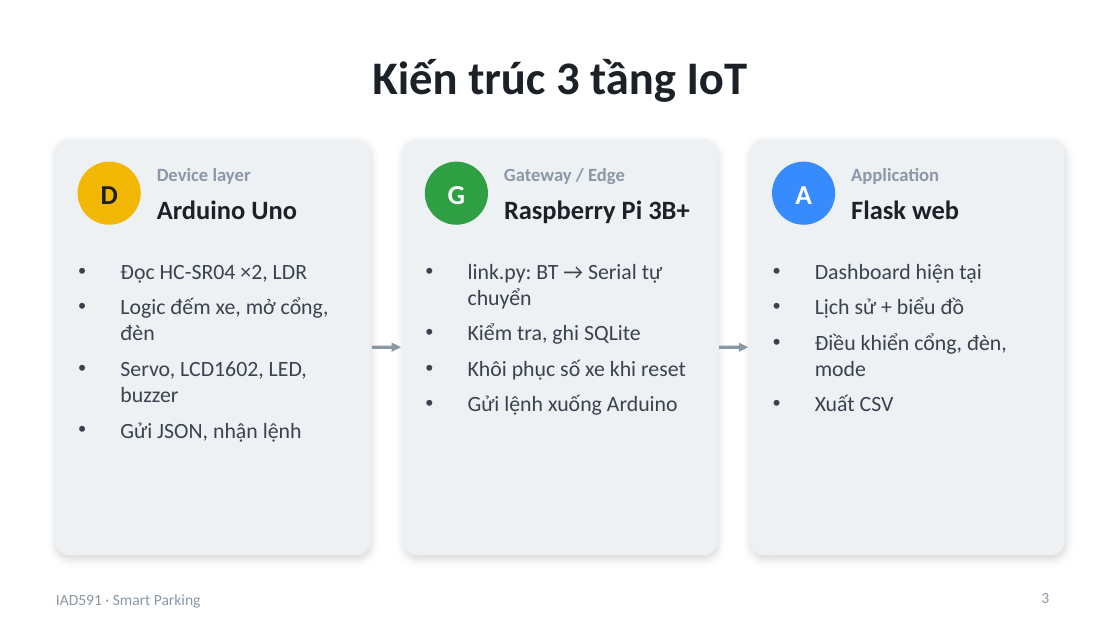
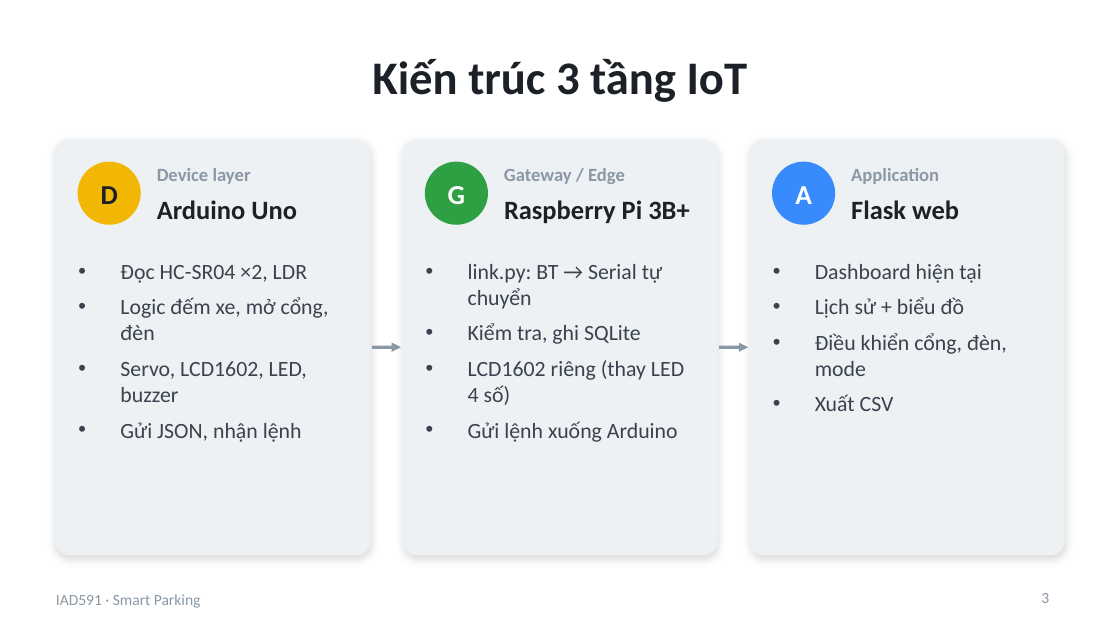
Before and after one commit to haihpse150218/iad591-smart-parking, a slide deck: slide 3 of docs/SmartParking_IAD591.pptx. Drawn at 1120x630 pixels with LibreOffice and Linux fonts; fonts in the diff are those of the drawing. Boxes give left, top, right and bottom in pixels: in the first picture for what was removed or moved away, otherwise in the second. Text is boxed around its words. In the diff, an @@ line names an element or a change of style, - is before the commit and + after.

```diff
--- a/docs/SmartParking_IAD591.pptx
+++ b/docs/SmartParking_IAD591.pptx
@@ text at [468,360,684,405]: text changed @@
-• Khôi phục số xe khi reset
+• LCD1602 riêng (thay LED 4 số)
```
Also in this commit, not shown: 3 other slides changed, 5 other files.
